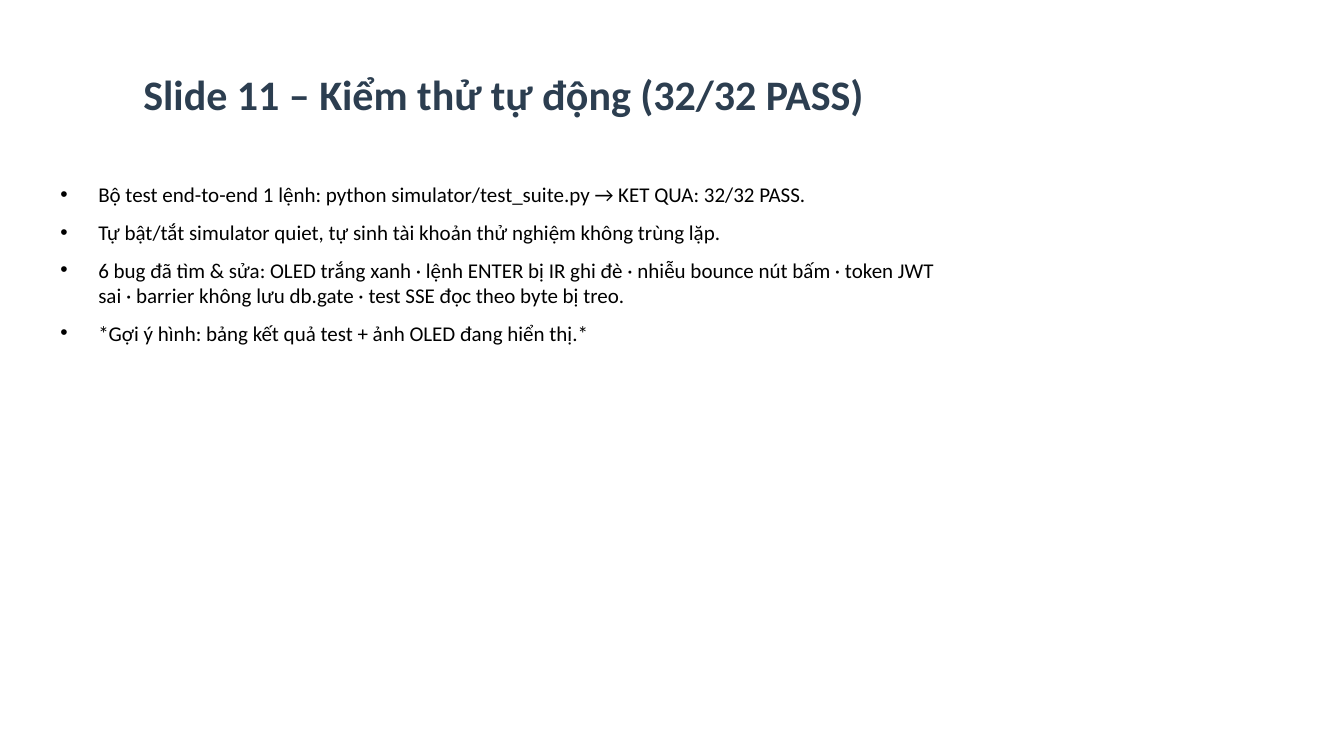
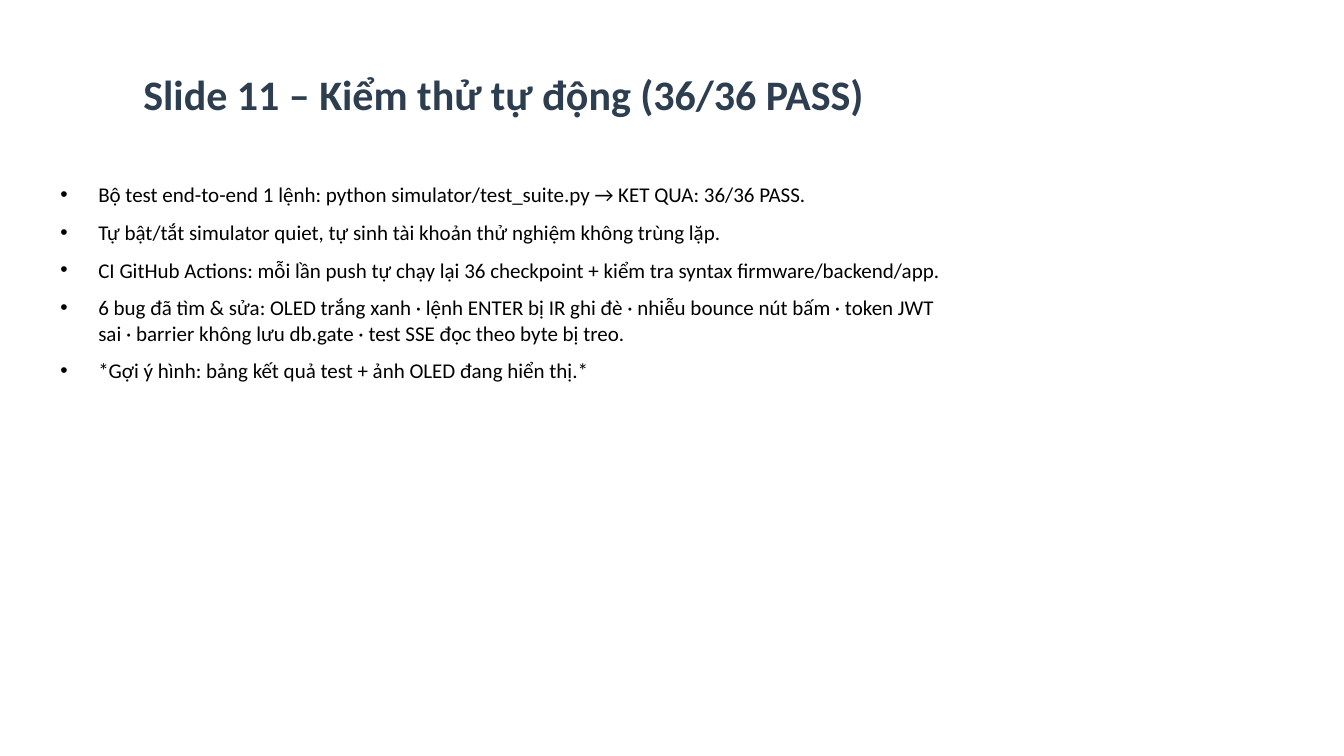
Before and after one commit to Phong220205/smart-parking-ltdd2, a slide deck: slide 12 of docs/Slide_ThuyetTrinh.pptx. Drawn at 1344x756 pixels with LibreOffice and Linux fonts; fonts in the diff are those of the drawing. Boxes give left, top, right and bottom in pixels: in the first picture for what was removed or moved away, otherwise in the second. Text is boxed around its words. In the diff, an @@ line names an element or a change of style, - is before the commit and + after.

```diff
--- a/docs/Slide_ThuyetTrinh.pptx
+++ b/docs/Slide_ThuyetTrinh.pptx
@@ title at (x1=143, y1=77, x2=864, y2=118): text changed @@
-Slide 11 – Kiểm thử tự động (32/32 PASS)
+Slide 11 – Kiểm thử tự động (36/36 PASS)
@@ text at (x1=98, y1=187, x2=805, y2=206): text changed @@
-• Bộ test end-to-end 1 lệnh: python simulator/test_suite.py → KET QUA: 32/32 PASS.
+• Bộ test end-to-end 1 lệnh: python simulator/test_suite.py → KET QUA: 36/36 PASS.
@@ text at (x1=98, y1=261, x2=939, y2=282): paragraph added @@
+• CI GitHub Actions: mỗi lần push tự chạy lại 36 checkpoint + kiểm tra syntax firmware/backend/app.
```
Also in this commit, not shown: 1 other slide changed, 9 other files.
